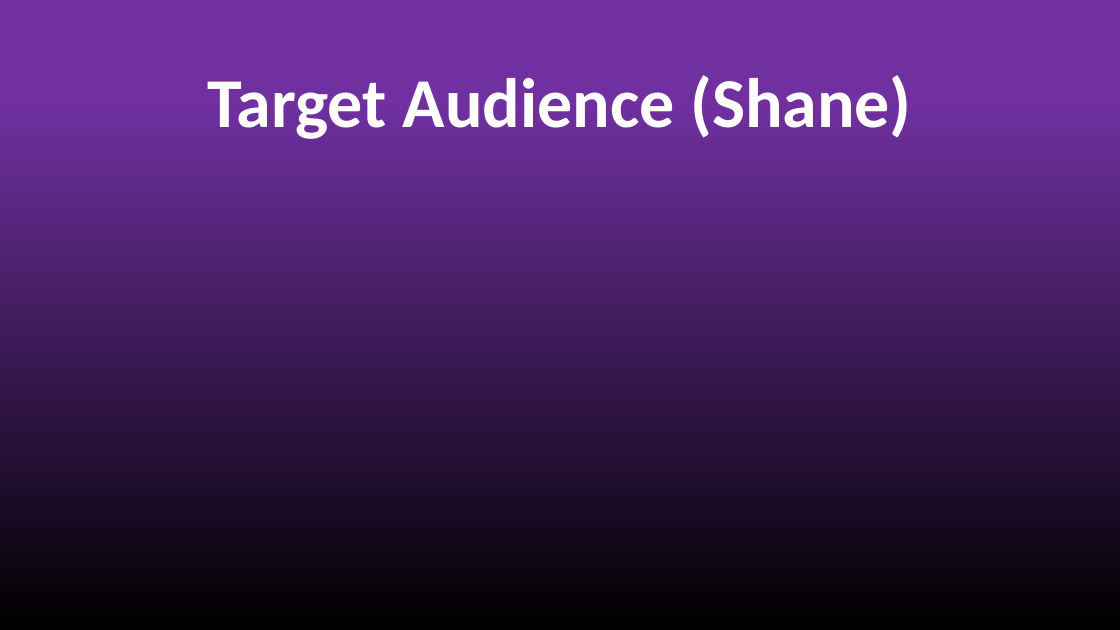
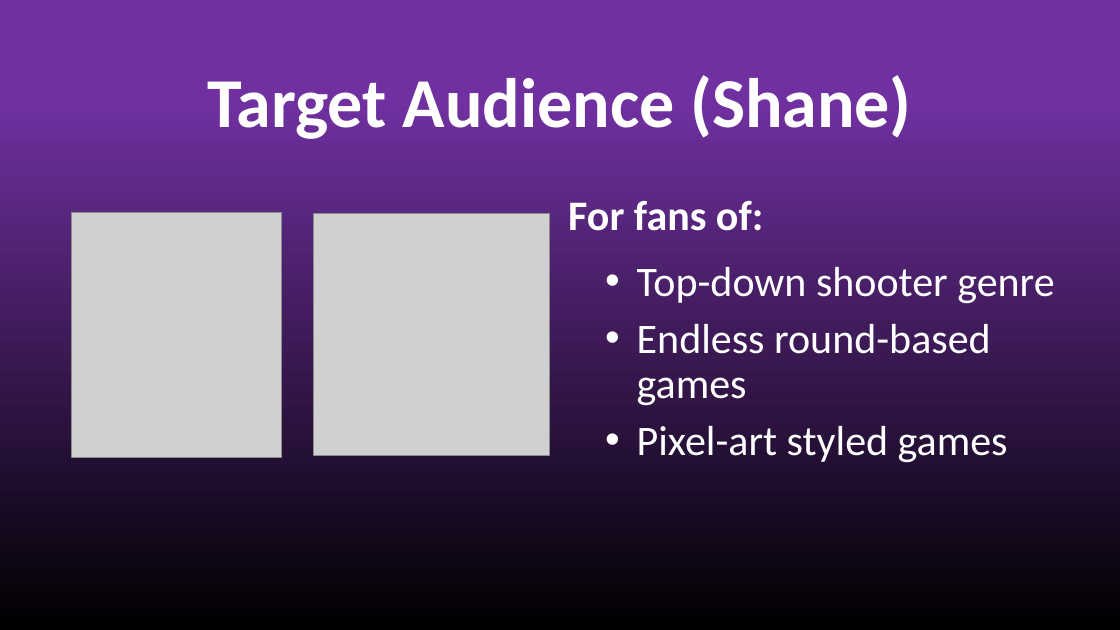
Before and after one commit to shanem1996/Plague_Panic, a slide deck: slide 3 of MIDPOINT PRESENTATION/MidPoint Presentation.pptx. Drawn at 1120x630 pixels with LibreOffice and Linux fonts; fonts in the diff are those of the drawing; grey boxes stand for pictures. Boxes give left, top, right and bottom in pixels: in the first picture for what was removed or moved away, otherwise in the second. Text is boxed around its words. In the diff, an @@ line names an element or a change of style, - is before the commit and + after.

Commit message:
Shane's presentation completed

```diff
--- a/MIDPOINT PRESENTATION/MidPoint Presentation.pptx
+++ b/MIDPOINT PRESENTATION/MidPoint Presentation.pptx
@@ text added at box(568, 201, 763, 231), 36 pt, text #FFFFFF, bold @@
+For fans of:
@@ picture added at box(72, 212, 282, 457) @@
@@ picture added at box(313, 213, 549, 455) @@
@@ subtitle added at box(637, 267, 1054, 463), 36 pt, text #FFFFFF @@
+• Top-down shooter genre
+• Endless round-based games
+• Pixel-art styled games
```
Also in this commit, not shown: 1 other slide changed, 1 slide added, 1 slide removed, 2 other files.
